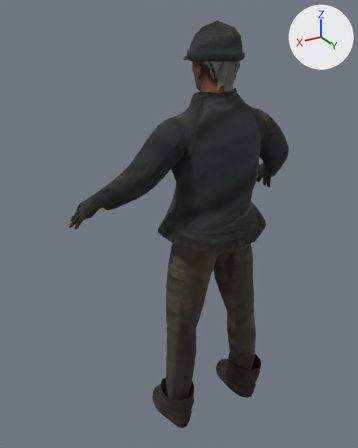
The glTF model examples/character-generator/res/models/characters/dockhand.glb, before and after one commit.
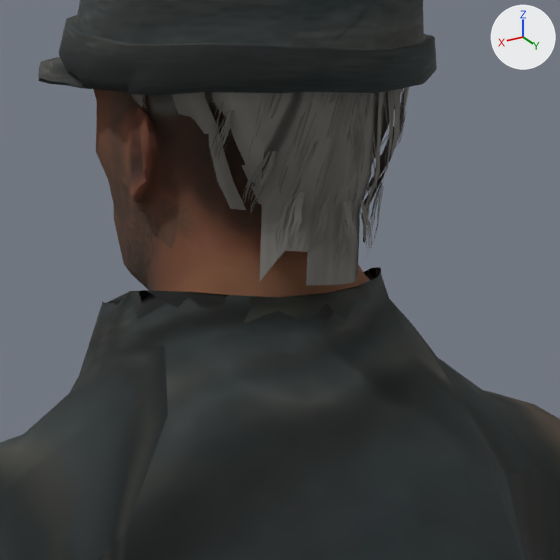
Old and new are each drawn whole from a 50 mm lens placed at (1.15, 1.746, 1.825), pointed at (0.079, -0.039, 0.932) and again close up on the part from 50% to 74% of the width and 10% to 30% of the height. Every picture has the same lights, and +X, +Y and +Z are marked at upper right. The last two pictures show the newer version. Vertices at exactly the same position are counted once.

Before the edit, the objects in view are built like this:
```python
me_mesh_0 = bpy.data.meshes.new('Mesh_0')
me_mesh_0.from_pydata(...)  # 4108 vertices, 6923 faces; spans x -0.55..0.55, y -0.24..0.3, z -0.01..1.79
# faces by material slot: [2968, 1145, 2810]
me_mesh_0.materials.append(mat_skin)  # picture img_skin
me_mesh_0.materials.append(mat_hair_side_crop)
me_mesh_0.materials.append(mat_cloth_accessories)  # picture img_accessories
ob_mesh = bpy.data.objects.new('Mesh', me_mesh_0)
ob_mesh.location = (0.0, 0.0, 0.0)
```
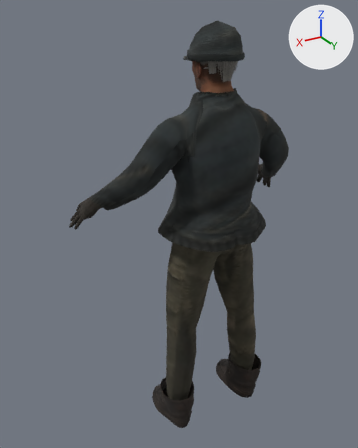
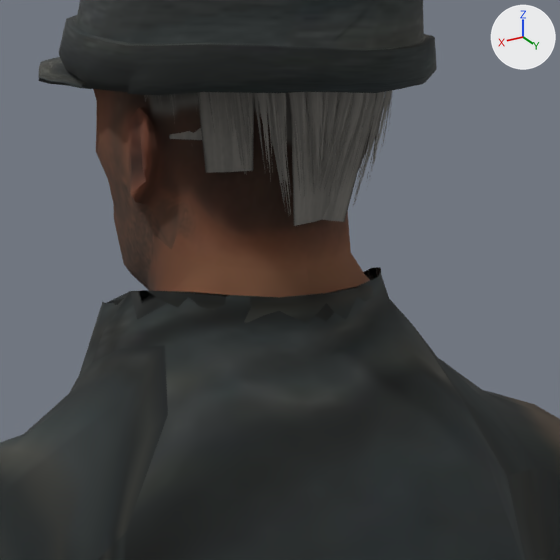
Pixel boxes [x1, y1, x2, y2] of what changed, in the close-ups (560 x 560 px; the box of a moved part takes in the faces that stretch with it):
part 1 of me_mesh_0, rebuilt
    before: [379, 90, 395, 196]
    after: [346, 93, 376, 183]
part 2 of me_mesh_0, rebuilt
    before: [214, 101, 226, 149]
    after: [223, 92, 238, 143]
part 3 of me_mesh_0, deleted
    before: [308, 182, 384, 267]
part 4 of me_mesh_0, moved or reshaped
    before: [66, 0, 423, 285]
    after: [66, 0, 423, 226]

The edits, one by one:
me_mesh_0 is used by ob_mesh; location (0.0, 0.0, 0.0).
me_mesh_0 had 4108 vertices, 6923 faces and spanned x -0.55..0.55, y -0.24..0.3, z -0.01..1.79.
me_mesh_0 now has 3637 vertices, 6202 faces and spans x -0.55..0.55, y -0.24..0.3, z -0.01..1.79.
me_mesh_0 part 1: the loose piece of 22 vertices spanning x -0.04..-0.01, y 0.18..0.21, z 1.57..1.7 is rebuilt with 9 vertices and now spans x -0.04..-0.01, y 0.19..0.2, z 1.59..1.7.
me_mesh_0 part 2: the loose piece of 17 vertices spanning x 0.05..0.07, y 0.15..0.19, z 1.62..1.7 is rebuilt with 9 vertices and now spans x 0.05..0.06, y 0.14..0.17, z 1.62..1.71.
me_mesh_0 part 3: 15 loose pieces with 222 vertices, spanning x -0.08..0.08, y -0.02..0.21, z 1.56..1.71, are deleted.
me_mesh_0 part 4: 57 vertices moved from x -0.09..0.09, y 0.01..0.2, z 1.59..1.7 to x -0.08..0.09, y 0.01..0.2, z 1.59..1.71; 611 vertices removed from x -0.09..0.09, y -0.02..0.22, z 1.55..1.72; 383 vertices added at x -0.08..0.08, y 0.07..0.2, z 1.58..1.73.
